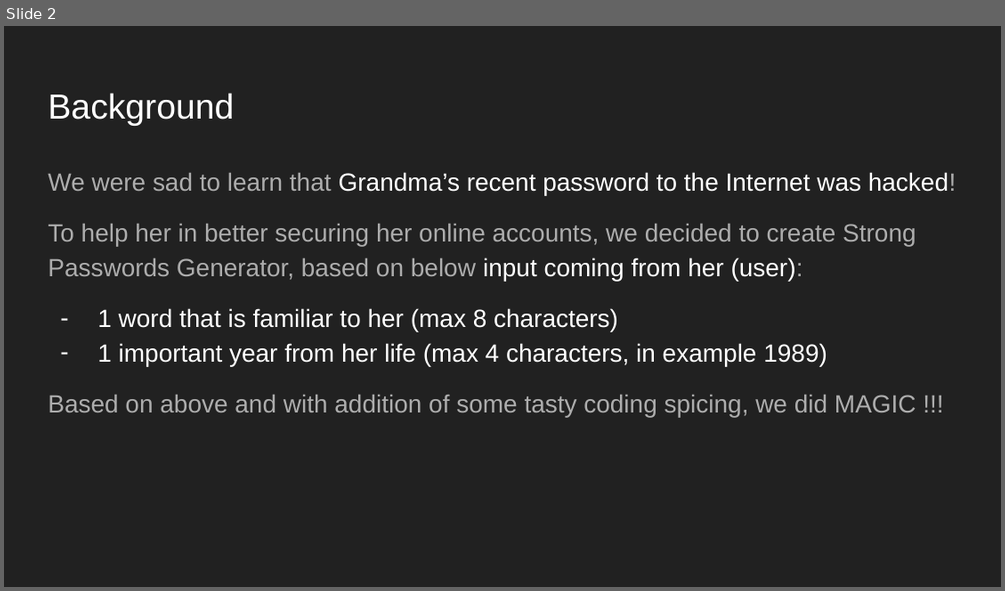
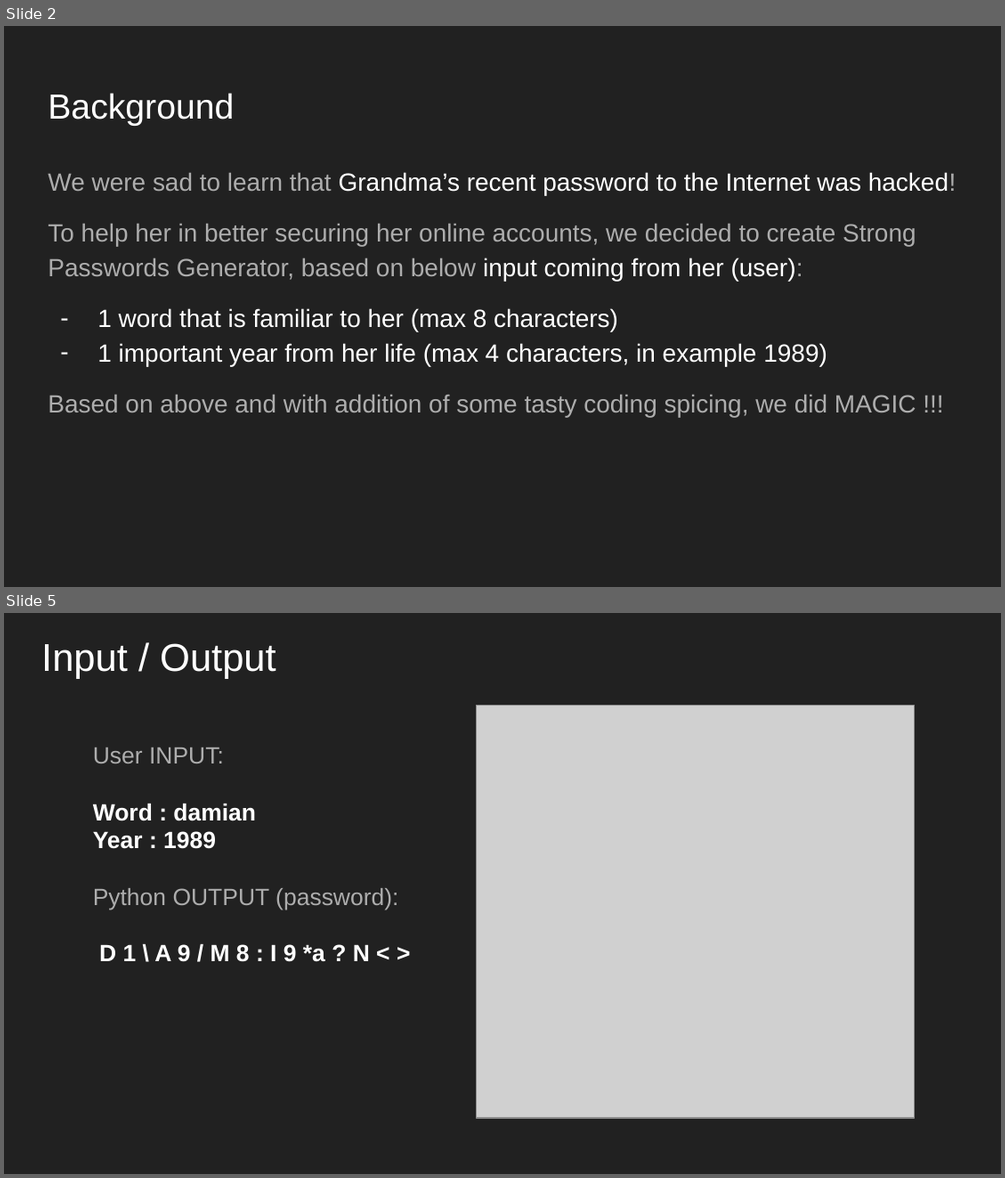
Before and after one commit to Borysdb/Professional_Projects, a slide deck: Presentation_Python_Password_Generator.pptx. Shown one above the other, each under a label of ours: slide 2 before the commit, slides 2 and 5 after it; the slides between them are not shown. The pictures are 1005x591 and 1005x1178 pixels, drawn with LibreOffice and Linux fonts; fonts in the diff are those of the drawing; grey boxes stand for pictures. Boxes give left, top, right and bottom in pixels: in the first picture for what was removed or moved away, otherwise in the second. Text is boxed around its words. In the diff, an @@ line names an element or a change of style, - is before the commit and + after.

```diff
--- a/Presentation_Python_Password_Generator.pptx
+++ b/Presentation_Python_Password_Generator.pptx
@@ slide 5 added at <box>4,613,1001,1174</box>, background #212121 @@
@@ title added at <box>41,643,276,679</box>, 28 pt, text #FFFFFF @@
+Input / Output
@@ picture added at <box>476,705,914,1118</box> @@
@@ text added at <box>93,747,398,966</box>, 17 pt, text #FFFFFF, bold @@
+User INPUT:
+Word : damian
+Year : 1989
+Python OUTPUT (password):
+D 1 \ A 9 / M 8 : I 9 *a ? N < >
```
Also in this commit, not shown: 2 slides changed, 2 other slides added.
